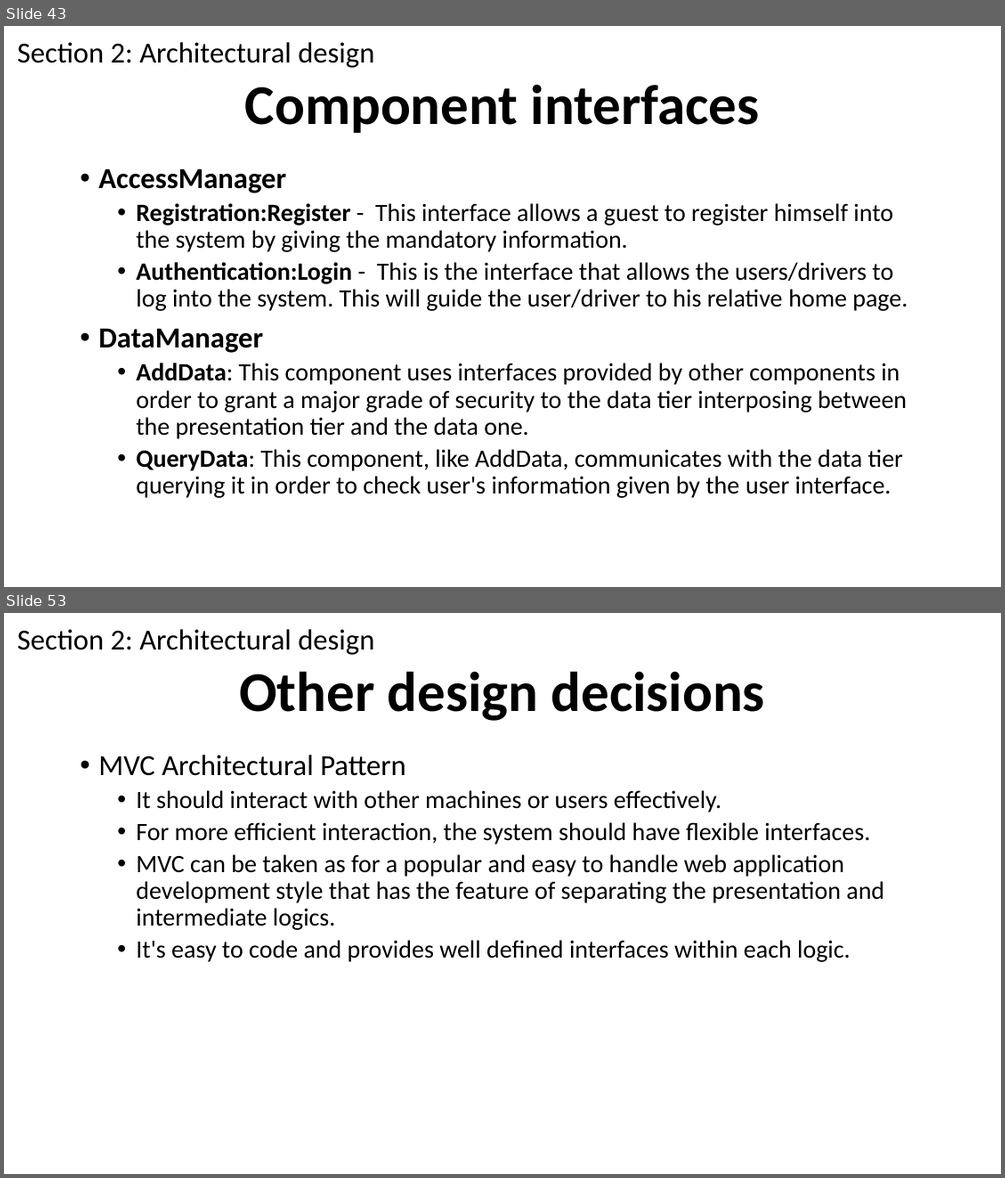
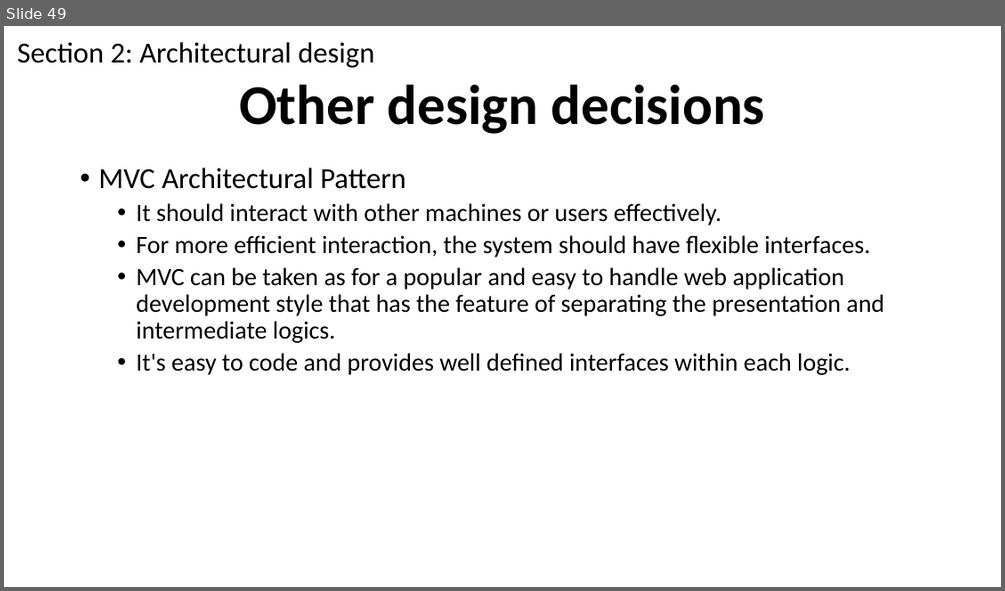
Before and after one commit to MassimoSchiavo/MyTaxiService-Schiavo-Cittar, a slide deck: Presentations/myTaxiService Presentation.pptx. Shown one above the other, each under a label of ours: slides 43 and 53 before the commit, slide 49 after it; the slides between them are not shown. The pictures are 1005x1178 and 1005x591 pixels, drawn with LibreOffice and Linux fonts; fonts in the diff are those of the drawing. Boxes give left, top, right and bottom in pixels: in the first picture for what was removed or moved away, otherwise in the second. Text is boxed around its words. In the diff, an @@ line names an element or a change of style, - is before the commit and + after.

Commit message:
alcune modifiche
apportato cambio ordine di alcune slide e eliminata la parte di
component interface.

```diff
--- a/Presentations/myTaxiService Presentation.pptx
+++ b/Presentations/myTaxiService Presentation.pptx
@@ slide 43 removed at [4,26,1001,587], background #FFFFFF @@
@@ text removed at [17,42,374,68] @@
-Section 2: Architectural design
@@ title removed at [245,84,760,133] @@
-Component interfaces
@@ text removed at [98,168,907,498] @@
-• AccessManager
-  • Registration:Register - This interface allows a guest to register himself into the system by giving the mandatory information.
-  • Authentication:Login - This is the interface that allows the users/drivers to log into the system. This will guide the user/driver to his relative home page.
-• DataManager
-  • AddData: This component uses interfaces provided by other components in order to grant a major grade of security to the data tier interposing between the presentation tier and the data one.
-  • QueryData: This component, like AddData, communicates with the data tier querying it in order to check user's information given by the user interface.
@@ what was slide 53 is now slide 49 @@
```
Also in this commit, not shown: 21 slides changed, 3 other slides removed.
